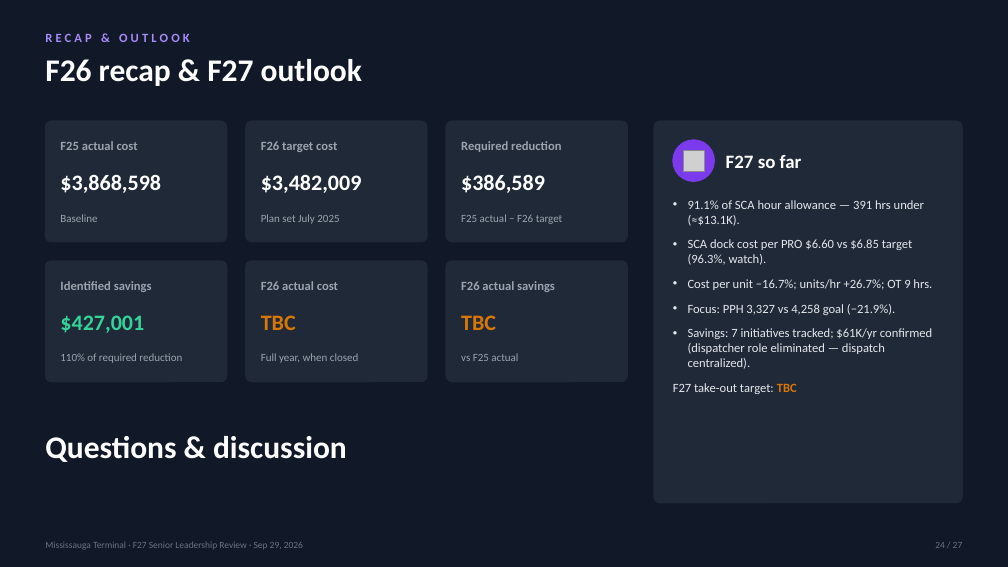
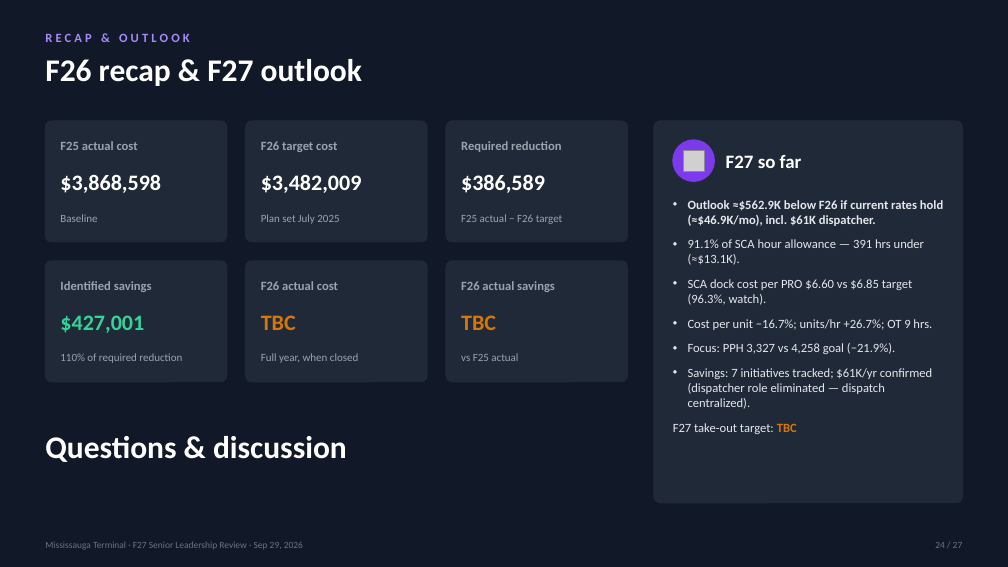
Before and after one commit to FuoriclasseX/mississauga-terminal-f26-cost-transformation-dashboard, a slide deck: slide 24 of presentation/Mississauga_F27_Leadership_Review_Sep29.pptx. Drawn at 1008x567 pixels with LibreOffice and Linux fonts; fonts in the diff are those of the drawing; grey boxes stand for pictures. Boxes give left, top, right and bottom in pixels: in the first picture for what was removed or moved away, otherwise in the second. Text is boxed around its words. In the diff, an @@ line names an element or a change of style, - is before the commit and + after.

```diff
--- a/presentation/Mississauga_F27_Leadership_Review_Sep29.pptx
+++ b/presentation/Mississauga_F27_Leadership_Review_Sep29.pptx
@@ text at [688, 200, 943, 226]: paragraph added @@
+• Outlook ≈$562.9K below F26 if current rates hold (≈$46.9K/mo), incl. $61K dispatcher.
```
Also in this commit, not shown: 6 other slides changed, 1 slide added, 1 slide removed, 2 other files.
